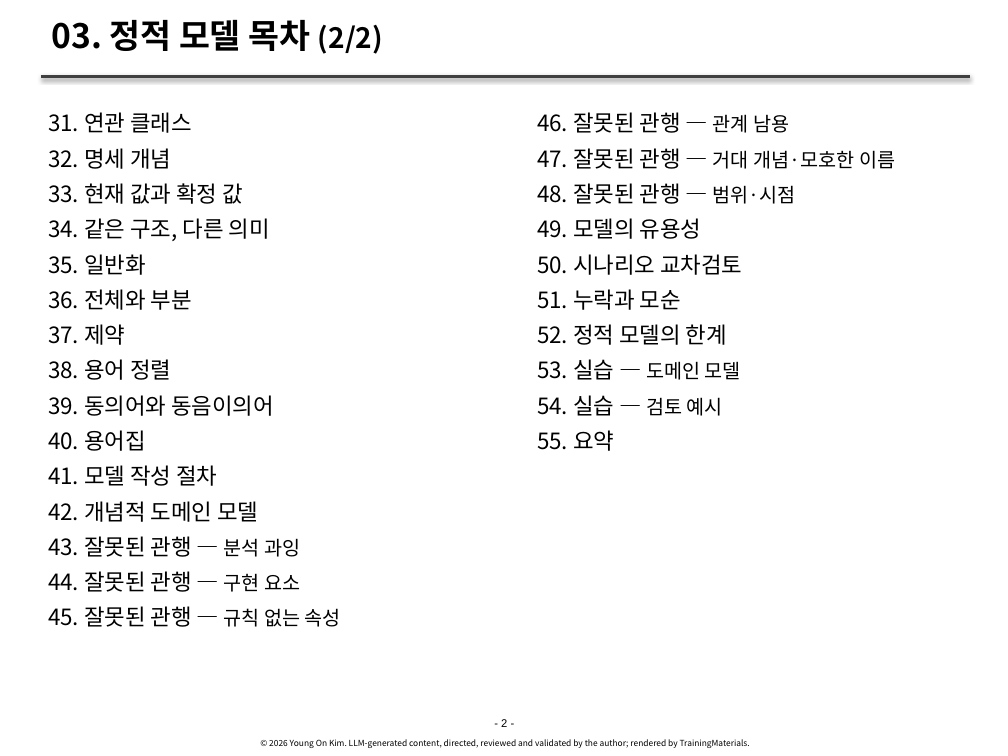
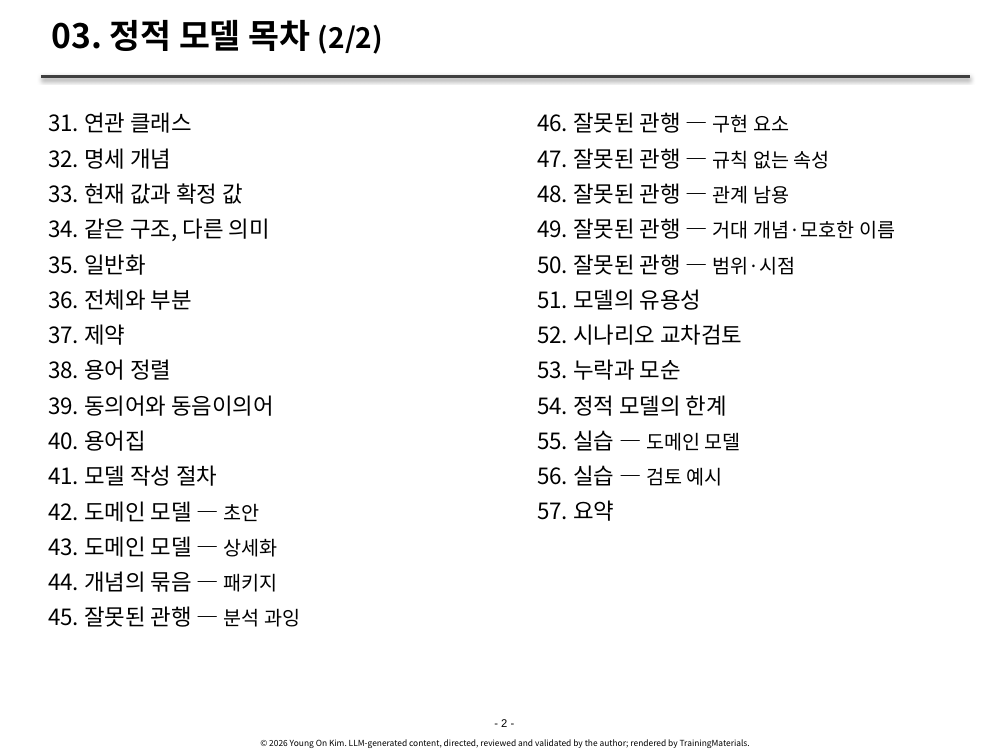
Before and after one commit to YoungSan77/TrainingMaterials, a slide deck: slide 2 of courses/ooad/sessions/s03.pptx. Drawn at 1008x756 pixels with LibreOffice and Linux fonts; fonts in the diff are those of the drawing. Boxes give left, top, right and bottom in pixels: in the first picture for what was removed or moved away, otherwise in the second. Text is boxed around its words. In the diff, an @@ line names an element or a change of style, - is before the commit and + after.

```diff
--- a/courses/ooad/sessions/s03.pptx
+++ b/courses/ooad/sessions/s03.pptx
@@ text at [537, 112, 895, 521]: text changed @@
-  46. 잘못된 관행 — 관계 남용
-  47. 잘못된 관행 — 거대 개념·모호한 이름
-  48. 잘못된 관행 — 범위·시점
-  49. 모델의 유용성
-  50. 시나리오 교차검토
-  51. 누락과 모순
-  52. 정적 모델의 한계
-  53. 실습 — 도메인 모델
-  54. 실습 — 검토 예시
-  55. 요약
+  46. 잘못된 관행 — 구현 요소
+  47. 잘못된 관행 — 규칙 없는 속성
+  48. 잘못된 관행 — 관계 남용
+  49. 잘못된 관행 — 거대 개념·모호한 이름
+  50. 잘못된 관행 — 범위·시점
+  51. 모델의 유용성
+  52. 시나리오 교차검토
+  53. 누락과 모순
+  54. 정적 모델의 한계
+  55. 실습 — 도메인 모델
+  56. 실습 — 검토 예시
+  57. 요약
@@ text at [48, 501, 300, 627]: text changed @@
-  42. 개념적 도메인 모델
-  43. 잘못된 관행 — 분석 과잉
-  44. 잘못된 관행 — 구현 요소
-  45. 잘못된 관행 — 규칙 없는 속성
+  42. 도메인 모델 — 초안
+  43. 도메인 모델 — 상세화
+  44. 개념의 묶음 — 패키지
+  45. 잘못된 관행 — 분석 과잉
```
Also in this commit, not shown: 60 other slides changed, 5 slides added, 11 other files.
